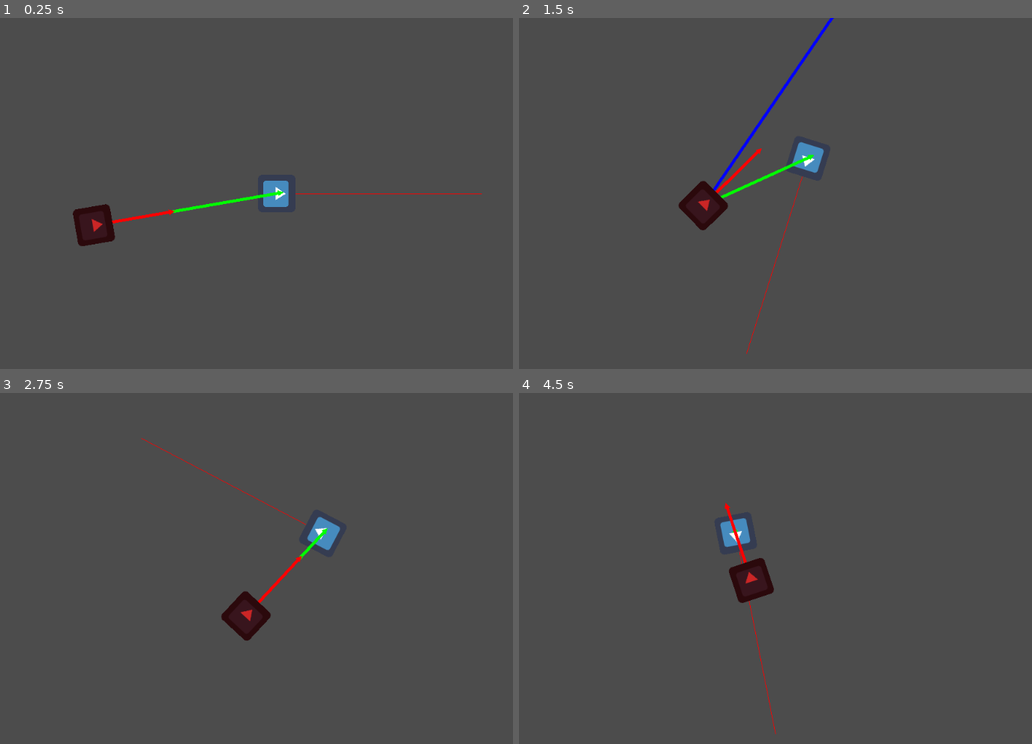
Above: before the commit, frames 1-4 (two rows, left to right).
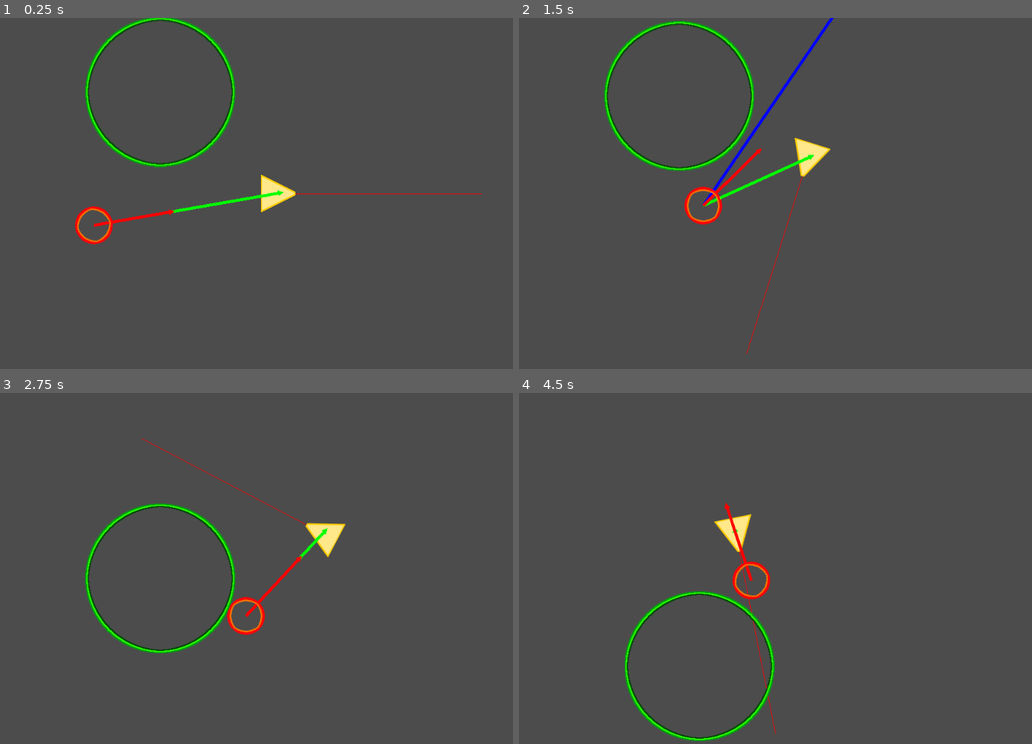
Above: after the commit, the same moments.

Repository: concernedsyndicate/AI
Game: Godot game, scene res://MainScene.tscn
The game is run twice, just before and just after one commit, with the same random seed, the same clock (stepped at 60 frames per second) and the same inputs. The engine's default icon, where the game draws it, is replaced by a stand-in: a white triangle on a blue panel in a dark square.
Inputs:
- Up to frame 1 (0.25 s): no input
- Up to frame 2 (1.5 s): hold Right (ui_right) 0.53-1.28 s; hold Down (ui_down) from 1.28 s (still down)
- Up to frame 3 (2.75 s): release Down (ui_down) at 2.03 s; hold Right (ui_right) from 2.03 s (still down)
- Up to frame 4 (4.5 s): release Right (ui_right) at 2.78 s; hold Up (ui_up) 2.78-3.53 s; hold Left (ui_left) from 3.53 s (still down)

The runs differ from the first frame. In frame 1, 2.5% of the frame differs, in the area x 14-58%, y 0-65%; in frame 2, 2.5%, in the area x 16-61%, y 0-61%; in frame 3, 2.4%; in frame 4, 2.5%.

Commit message:
New sprites and obstacle

Diff:
--- a/MainScene.tscn
+++ b/MainScene.tscn
@@ -1,8 +1,9 @@
-[gd_scene load_steps=4 format=2]
+[gd_scene load_steps=5 format=2]
 
-[ext_resource path="res://Player.tscn" type="PackedScene" id=1]
-[ext_resource path="res://Monster.tscn" type="PackedScene" id=2]
-[ext_resource path="res://Monster.gd" type="Script" id=3]
+[ext_resource path="res://Nodes/Player.tscn" type="PackedScene" id=1]
+[ext_resource path="res://Nodes/Monster.tscn" type="PackedScene" id=2]
+[ext_resource path="res://Scripts/Monster.gd" type="Script" id=3]
+[ext_resource path="res://Nodes/Obstacle.tscn" type="PackedScene" id=4]
 
 [node name="Node2D" type="Node2D"]
 
@@ -15,3 +16,6 @@
 position = Vector2( 233.992, 338.938 )
 script = ExtResource( 3 )
 _sections_unfolded = [ "Transform" ]
+
+[node name="Obstacle" parent="." instance=ExtResource( 4 )]
+position = Vector2( 379.234, 105.524 )
--- a/Monster.tscn
+++ b/Nodes/Monster.tscn
@@ -1,6 +1,6 @@
 [gd_scene load_steps=3 format=2]
 
-[ext_resource path="res://icon.png" type="Texture" id=1]
+[ext_resource path="res://Sprites/Enemy.png" type="Texture" id=1]
 
 [sub_resource type="CircleShape2D" id=1]
 
@@ -17,7 +17,6 @@
 audio_bus_name = "Master"
 
 [node name="Sprite" type="Sprite" parent="."]
-self_modulate = Color( 0.796875, 0.152527, 0.152527, 1 )
 rotation = 1.5708
 texture = ExtResource( 1 )
 _sections_unfolded = [ "Material", "Transform", "Visibility" ]
--- /dev/null
+++ b/Nodes/Obstacle.tscn
@@ -0,0 +1,11 @@
+[gd_scene load_steps=3 format=2]
+
+[ext_resource path="res://Scripts/Obstacle.gd" type="Script" id=1]
+[ext_resource path="res://Sprites/Obstacle.png" type="Texture" id=2]
+
+[node name="Obstacle" type="Node2D"]
+script = ExtResource( 1 )
+radius = 128
+
+[node name="Sprite" type="Sprite" parent="."]
+texture = ExtResource( 2 )
--- a/Player.tscn
+++ b/Nodes/Player.tscn
@@ -1,7 +1,7 @@
 [gd_scene load_steps=4 format=2]
 
-[ext_resource path="res://Player.gd" type="Script" id=1]
-[ext_resource path="res://icon.png" type="Texture" id=2]
+[ext_resource path="res://Scripts/Player.gd" type="Script" id=1]
+[ext_resource path="res://Sprites/Player.png" type="Texture" id=2]
 
 [sub_resource type="CircleShape2D" id=1]
 
--- /dev/null
+++ b/Scripts/Obstacle.gd
@@ -0,0 +1,15 @@
+tool
+extends Node2D
+
+export var radius = 128
+
+func _ready():
+	if !Engine.editor_hint: $Sprite.scale = Vector2(radius / 128.0, radius / 128.0)
+
+func _process(delta):
+	if Engine.editor_hint:
+		$Sprite.modulate.a = 0.1
+		update()
+
+func _draw():
+	if Engine.editor_hint: draw_circle(Vector2(), radius, Color(0, 1, 0))
Renamed: Monster.gd -> Scripts/Monster.gd
Renamed: Player.gd -> Scripts/Player.gd
Binary file added: Sprites/Enemy.png
Not shown, added: Sprites/Enemy.png.import
Binary file added: Sprites/Obstacle.png
Not shown, added: Sprites/Obstacle.png.import
Binary file added: Sprites/Player.png
Not shown, added: Sprites/Player.png.import
